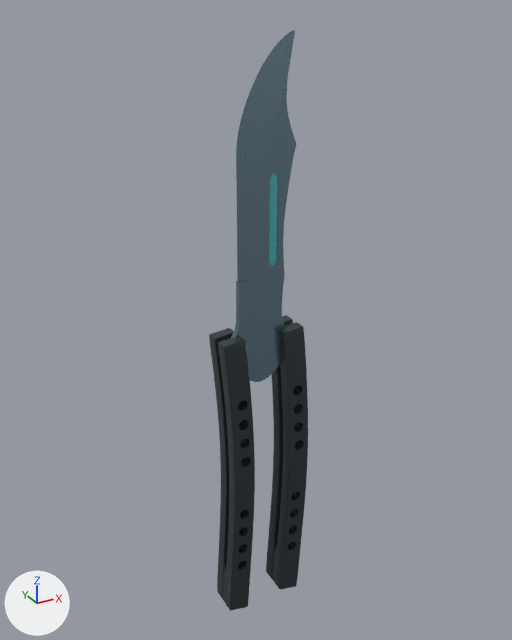
Two versions of the glTF model client/public/assets/butterfly.glb, one commit apart.
One viewpoint serves both versions: a 50 mm lens placed at (-0.386, -0.7, 0.384), pointed at (0.007, 0.014, 0.027). The lights are fixed; the arrows at lower left show +X, +Y and +Z. The first picture is the older version.

The older version as bpy lines, for what is in view:
```python
ob_blade_material_001_0 = bpy.data.objects.new('Blade_Material.001_0', me_blade_material_001_0)
ob_blade_material_001_0.parent = ob_knife_blade_pivot
ob_blade_material_001_0.location = (0.0776, -0.00722, 0.212)
ob_blade_material_001_0.scale = (0.0735, 0.0735, 0.0735)
ob_butterfly_knife = bpy.data.objects.new('butterfly-knife', None)
ob_butterfly_knife.location = (0.0, 0.0, 0.0)
ob_butterfly_knife.scale = (0.75, 0.75, 0.75)
ob_knife_bite_pivot = bpy.data.objects.new('knife-bite-pivot', None)
ob_knife_bite_pivot.parent = ob_knife_blade_pivot
ob_knife_bite_pivot.location = (0.11, 0.0, 0.0)
ob_knife_blade = bpy.data.objects.new('knife-blade', me_blade_material_002_0)
ob_knife_blade.parent = ob_knife_blade_pivot
ob_knife_blade.location = (0.0541, 0.000161, 0.211)
ob_knife_blade.scale = (0.274, 0.274, 0.274)
ob_knife_blade_pivot = bpy.data.objects.new('knife-blade-pivot', None)
ob_knife_blade_pivot.parent = ob_butterfly_knife
ob_knife_blade_pivot.location = (-0.055, 0.0, 0.0)
ob_knife_safe_handle = bpy.data.objects.new('knife-safe-handle', None)
ob_knife_safe_handle.parent = ob_butterfly_knife
ob_knife_safe_handle.location = (-0.055, 0.0, 0.0)
ob_tophandle_tophandle_carbon_0 = bpy.data.objects.new('TopHandle_TopHandle_carbon_0', me_tophandle_tophandle_carbon_0)
ob_tophandle_tophandle_carbon_0.parent = ob_knife_safe_handle
ob_tophandle_tophandle_carbon_0.location = (0.00834, 0.0000648, -0.255)
ob_tophandle_tophandle_carbon_0.scale = (0.283, 0.283, 0.283)
# also in view: 'BottomHandle_BottomHandle_carbon_0' at (0.047, 0.0, -0.191)
```
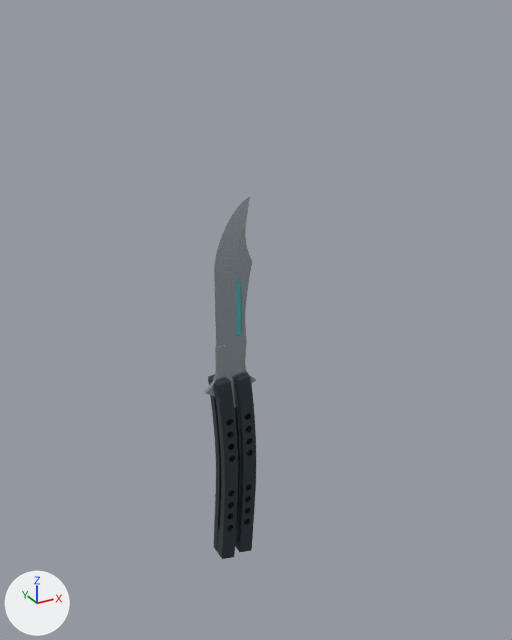
ob_butterfly_knife is not drawn itself; it is the parent of ob_knife_blade_pivot, ob_knife_safe_handle.
ob_knife_blade_pivot is not drawn itself; it is the parent of ob_blade_material_001_0, ob_knife_bite_pivot, ob_knife_blade.
ob_knife_bite_pivot is not drawn itself; it is the parent of ob_bottomhandle_bottomhandle_carbon_0.
ob_knife_safe_handle is not drawn itself; it is the parent of ob_tophandle_tophandle_carbon_0.

Edits to the bpy script that builds the scene:
```text
Change mat_knife_brushed_steel:
    mat_knife_brushed_steel.base_color: (0.22, 0.32, 0.4) -> (0.5, 0.57, 0.61)  # greyish blue #8199aa -> light grey #bcc7cd
Change ob_butterfly_knife:
    ob_butterfly_knife.location: (0.0, 0.0, 0.0) -> (-0.045, -0.012, -0.04)
    ob_butterfly_knife.scale: (0.75, 0.75, 0.75) -> (0.48, 0.48, 0.48)
Change ob_knife_blade_pivot:
    ob_knife_blade_pivot.location: (-0.055, 0.0, 0.0) -> (-0.028, 0.0, 0.0)
Change ob_blade_material_001_0:
    ob_blade_material_001_0.location: (0.0776, -0.00722, 0.212) -> (0.0506, -0.00722, 0.212)
Change ob_knife_bite_pivot:
    ob_knife_bite_pivot.location: (0.11, 0.0, 0.0) -> (0.056, 0.0, 0.0)
Change ob_knife_blade:
    ob_knife_blade.location: (0.0541, 0.000161, 0.211) -> (0.0271, 0.000161, 0.211)
Change ob_knife_safe_handle:
    ob_knife_safe_handle.location: (-0.055, 0.0, 0.0) -> (-0.028, 0.0, 0.0)
```

Boxes [x1, y1, x2, y2] around the edits, measured in the pictures (512 x 640 px):
'knife-blade', recoloured, moved, rescaled (33% narrower, 40% shorter): before [218, 30, 296, 382]; after [204, 197, 256, 408]
'BottomHandle_BottomHandle_carbon_0', moved, rescaled: before [266, 315, 308, 589]; after [234, 374, 256, 552]
'TopHandle_TopHandle_carbon_0', moved, rescaled (34% narrower, 34% shorter): before [209, 328, 255, 610]; after [208, 374, 238, 559]
'Blade_Material.001_0', moved, rescaled (40% narrower, 40% shorter): before [269, 173, 278, 265]; after [236, 281, 241, 336]
